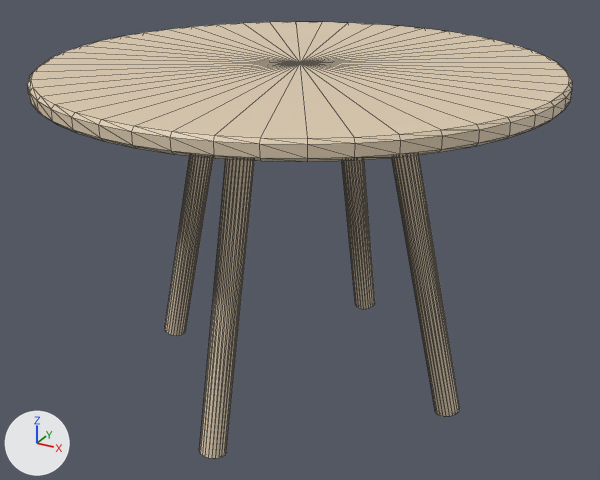
An edit to the glTF model assets/furniture/glb/table_round.glb, drawn before and after from the same camera.
One viewpoint serves both versions: a 50 mm camera at (0.844, -1.535, 1.113) aimed at (0.005, -0.01, 0.35). Lighting does not change. The marker at lower left points along +X, +Y and +Z. The picture after the commit comes second. Mesh edges are drawn as thin lines. Where no turn or scale is listed for an object, it has been applied to the vertices.

In view in the first picture: '外撇实木桌腿_2', '外撇实木桌腿_3', '外撇实木桌腿_4', '外撇实木桌腿_5', '薄边圆桌面_0'.
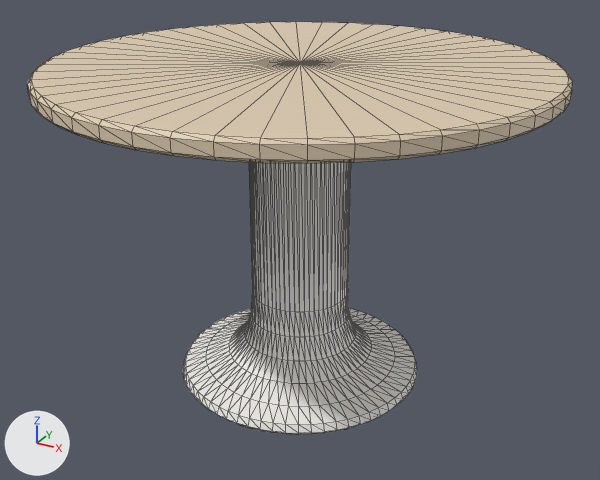
Where the newer file only moved an object's origin or applied its transform, the numbers keep the older frame.

Where the change shows, as pixel boxes (x1, y1, x2, y2) in the pictures (600 x 480 px):
'一体圆柱承重底座_1', added: after (183, 162, 417, 435)
'外撇实木桌腿_3', deleted: before (199, 159, 255, 458)
'外撇实木桌腿_2', deleted: before (392, 155, 460, 416)
'外撇实木桌腿_4', deleted: before (165, 156, 214, 336)
'外撇实木桌腿_5', deleted: before (342, 160, 375, 309)

What the commit changed:
Material '家居系列_paint' (mat_家居系列_paint) is new.
Its base color is (0.929, 0.914, 0.871) (white #f7f5f0).
Its roughness is 0.45.
Mesh me_一体圆柱承重底座_1 is new.
It has 770 vertices, 1536 faces and spans x -0.285..0.285, y -0.285..0.285, z 0.0..0.714.
It uses material mat_家居系列_paint (white #f7f5f0).
Object '外撇实木桌腿_2' (ob_外撇实木桌腿_2) is deleted.
Object '外撇实木桌腿_3' (ob_外撇实木桌腿_3) is deleted.
Object '外撇实木桌腿_4' (ob_外撇实木桌腿_4) is deleted.
Object '外撇实木桌腿_5' (ob_外撇实木桌腿_5) is deleted.
Object '一体圆柱承重底座_1' (ob_一体圆柱承重底座_1) is new; it shows me_一体圆柱承重底座_1.
Its location is (0.0, 0.0, 0.0).
